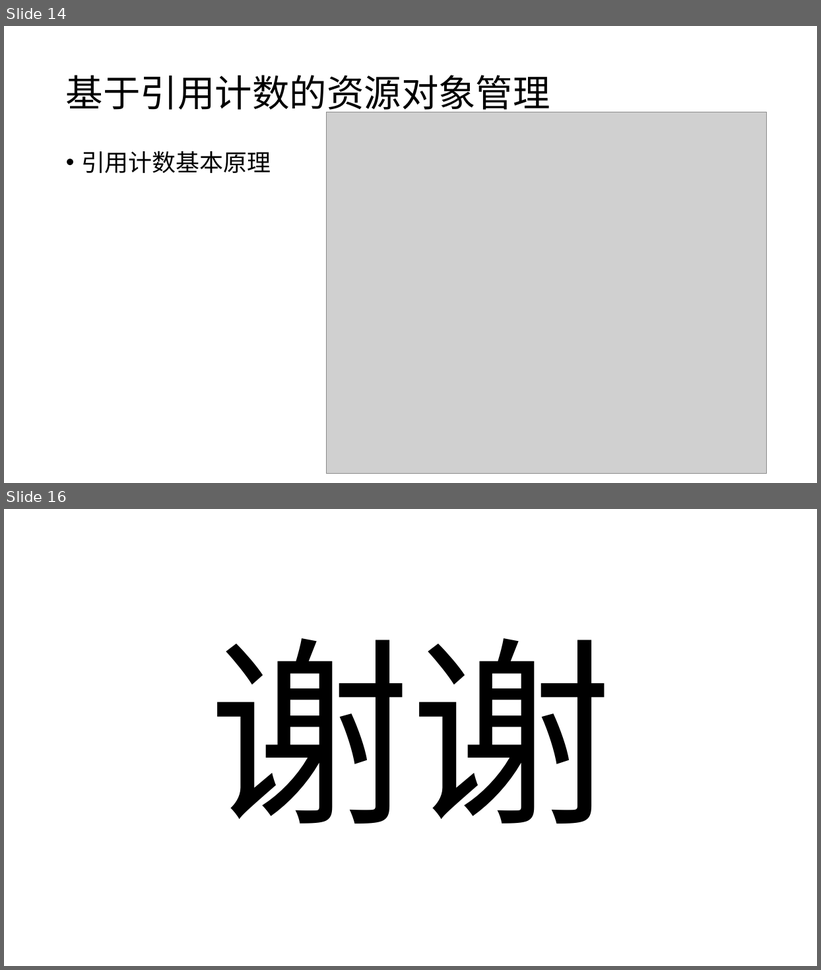
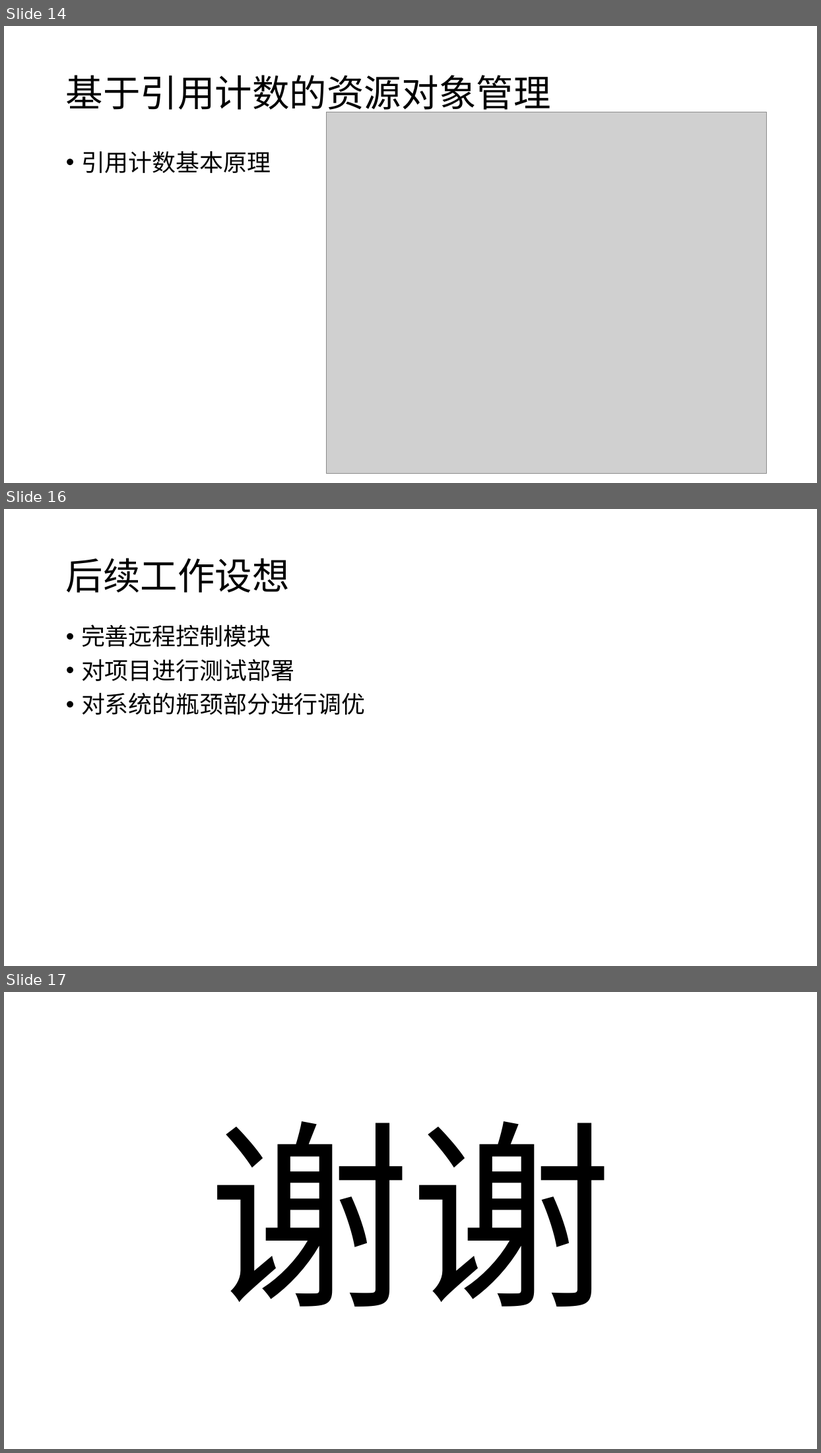
Before and after one commit to liuzhuocpp/liuzhuo_midterm_report, a slide deck: 刘卓中期报告.pptx. Shown one above the other, each under a label of ours: slides 14 and 16 before the commit, slides 14, 16 and 17 after it; the slides between them are not shown. The pictures are 821x970 and 821x1453 pixels, drawn with LibreOffice and Linux fonts; fonts in the diff are those of the drawing; grey boxes stand for pictures. Boxes give left, top, right and bottom in pixels: in the first picture for what was removed or moved away, otherwise in the second. Text is boxed around its words. In the diff, an @@ line names an element or a change of style, - is before the commit and + after.

```diff
--- a/刘卓中期报告.pptx
+++ b/刘卓中期报告.pptx
@@ slide 16 added at (x1=4, y1=509, x2=817, y2=966), background #FFFFFF @@
@@ title added at (x1=66, y1=558, x2=290, y2=593), 44 pt, text #000000 @@
+后续工作设想
@@ text added at (x1=81, y1=625, x2=366, y2=715), 28 pt, text #000000 @@
+• 完善远程控制模块
+• 对项目进行测试部署
+• 对系统的瓶颈部分进行调优
@@ what was slide 16 is now slide 17 @@
```
Also in this commit, not shown: 3 slides changed, 1 other file.
